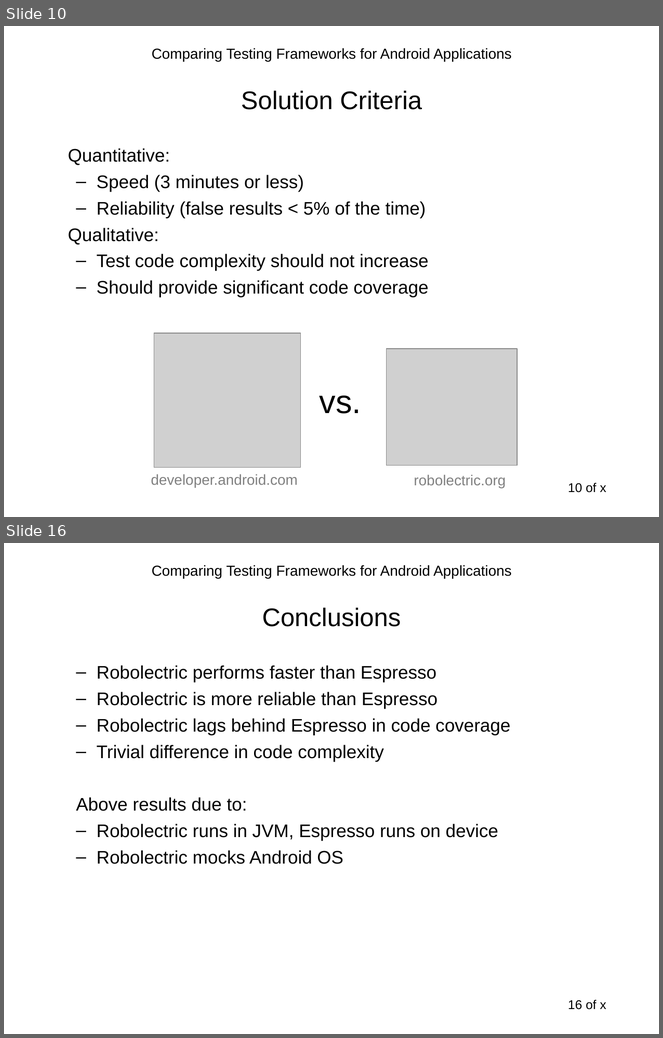
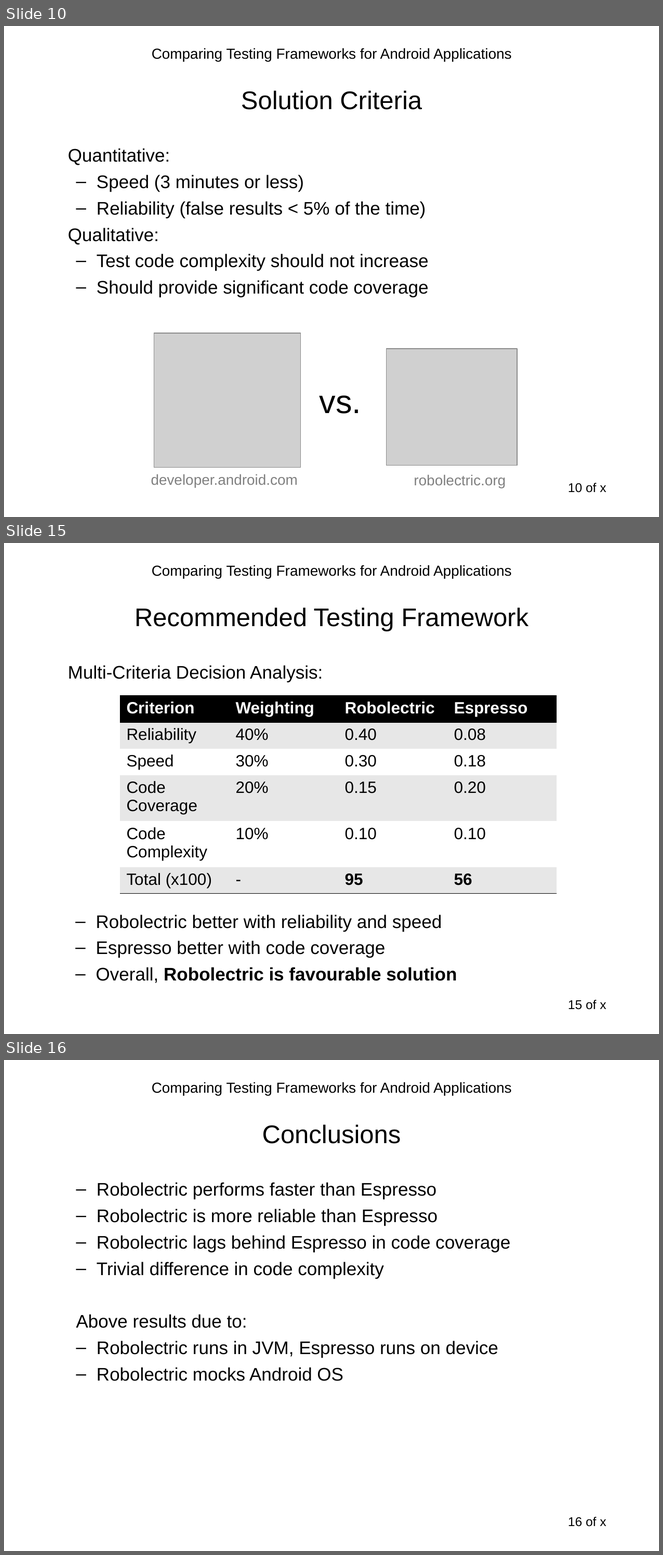
Before and after one commit to sahiljain/tpm, a slide deck: s44jain_tpm.ppt. Shown one above the other, each under a label of ours: slides 10 and 16 before the commit, slides 10, 15 and 16 after it; the slides between them are not shown. The pictures are 663x1038 and 663x1555 pixels, drawn with LibreOffice and Linux fonts; fonts in the diff are those of the drawing; grey boxes stand for pictures. Boxes give left, top, right and bottom in pixels: in the first picture for what was removed or moved away, otherwise in the second. Text is boxed around its words. In the diff, an @@ line names an element or a change of style, - is before the commit and + after.

Commit message:
finish presentation

```diff
--- a/s44jain_tpm.ppt
+++ b/s44jain_tpm.ppt
@@ slide 15 added at [4,543,659,1034], background #FFFFFF; not listed: 2 template elements that a slide beside it also shows @@
@@ title added at [135,607,529,631], 28 pt, text #000000 @@
+Recommended Testing Framework
@@ text added at [68,665,323,682], 20 pt, text #000000 @@
+Multi-Criteria Decision Analysis:
@@ table added at [120,696,558,893], 6 rows, 4 columns @@
+Criterion | Weighting | Robolectric | Espresso
+Reliability | 40% | 0.40 | 0.08
+Speed | 30% | 0.30 | 0.18
+Code Coverage | 20% | 0.15 | 0.20
+Code Complexity | 10% | 0.10 | 0.10
+Total (x100) | - | 95 | 56
@@ text added at [96,915,457,983], 20 pt, text #000000 @@
+  – Robolectric better with reliability and speed
+  – Espresso better with code coverage
+  – Overall, Robolectric is favourable solution
```
Also in this commit, not shown: 1 slide changed, 3 other slides added, 4 slides removed.
